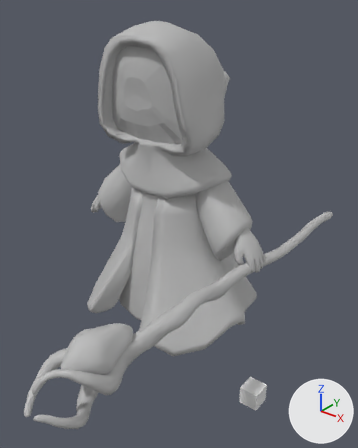
One commit to the Blender file WorkingFiles/Mage/ANIMS_Mage.blend: the scene before it, then after it.
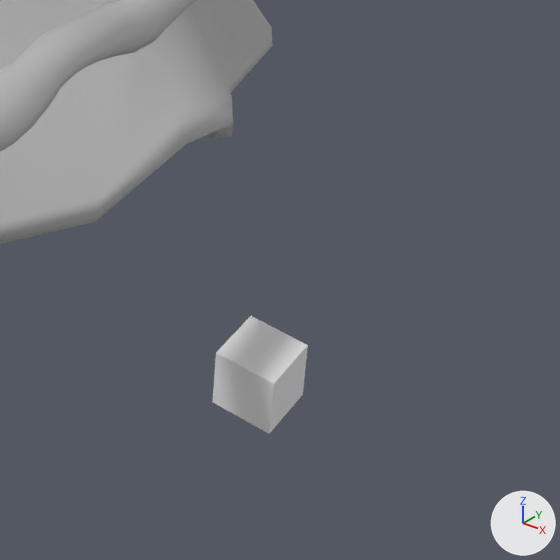
Old and new are each drawn whole from a 50 mm camera at (1.2, -1.464, 1.413) aimed at (0.153, -0.155, 0.602) and again close up on the part from 50% to 95% of the width and 64% to 100% of the height. Arrows for +X, +Y and +Z are at lower right; the lights stay in place.

Objects in the first close-up: 'Cube', 'MageCharacter.001', 'Wizard_Staff_low'.
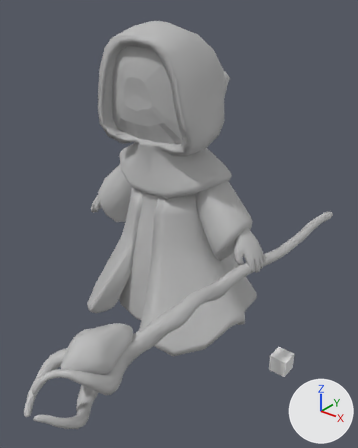
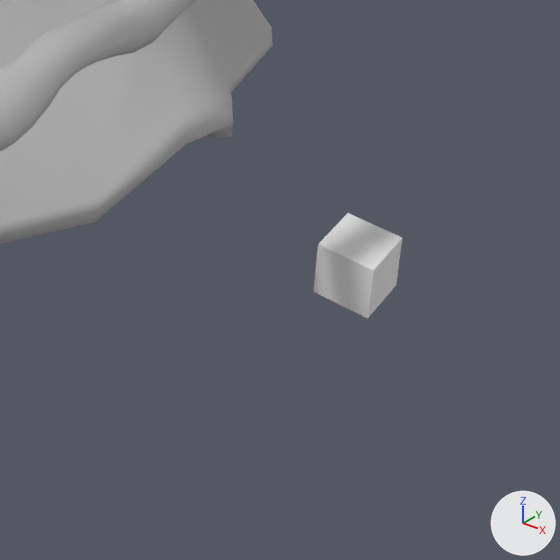
The change in detail:
Object 'Cube' (ob_cube) moves from (0.522, -0.16, -0.011) to (0.522, 0.069, -0.011).

Changed parts and their boxes [x1, y1, x2, y2] in the close-ups (560 x 560 px):
'Cube', moved: before [212, 316, 308, 434]; after [313, 213, 402, 318]
